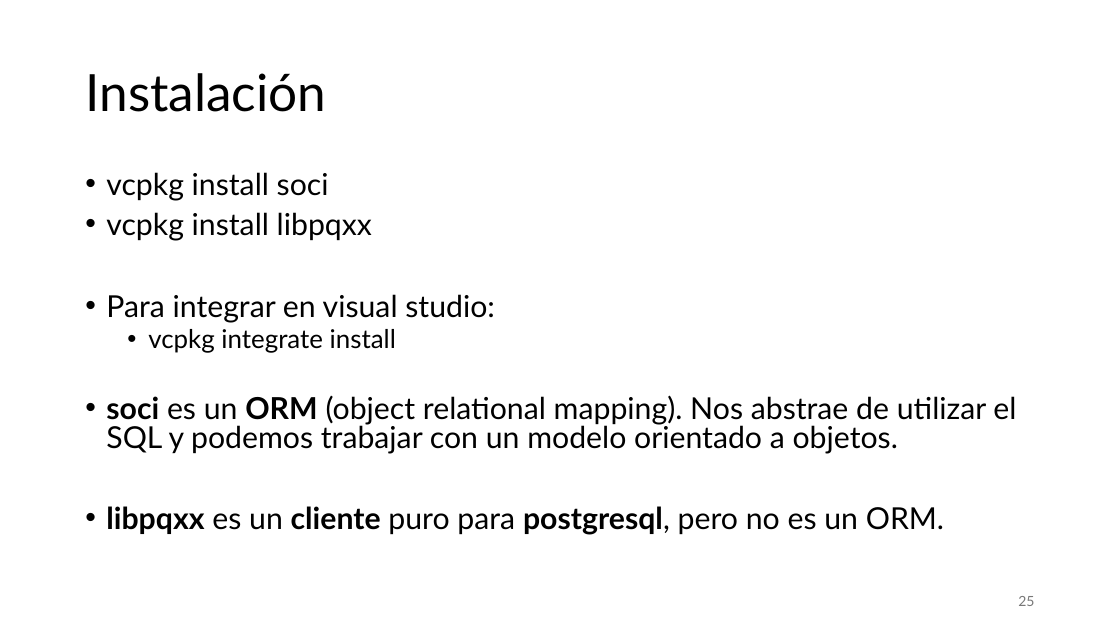
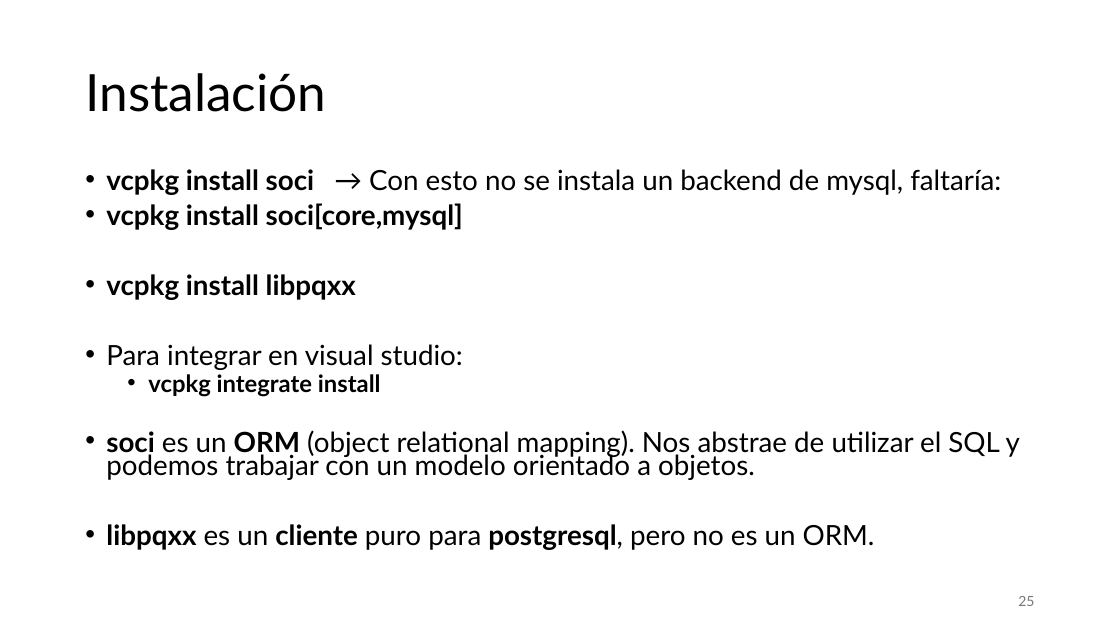
Before and after one commit to aldebarran22/CURSO_CPP_SERVICIOS_30H, a slide deck: slide 25 of doc/4_Gestion_estado_persistencia.pptx. Drawn at 1120x630 pixels with LibreOffice and Linux fonts; fonts in the diff are those of the drawing. Boxes give left, top, right and bottom in pixels: in the first picture for what was removed or moved away, otherwise in the second. Text is boxed around its words. In the diff, an @@ line names an element or a change of style, - is before the commit and + after.

```diff
--- a/doc/4_Gestion_estado_persistencia.pptx
+++ b/doc/4_Gestion_estado_persistencia.pptx
@@ text at bbox=[106, 169, 1001, 230]: text changed; size 25.9 to 23.8 pt @@
-• vcpkg install soci
+• vcpkg install soci → Con esto no se instala un backend de mysql, faltaría:
+• vcpkg install soci[core,mysql]
@@ text at bbox=[106, 274, 1020, 550]: size 25.9 to 23.8 pt in "vcpkg install libpqxx", "Para integrar en visual studio:", "soci es un ORM (object relational mapping). ...", "libpqxx es un cliente puro para postgresql, ..."; bold on in "vcpkg install libpqxx", "vcpkg integrate install"; size 22.2 to 20.4 pt in "vcpkg integrate install"; line spacing 0.8 to 0.7 @@
```
Also in this commit, not shown: 4 other files.
